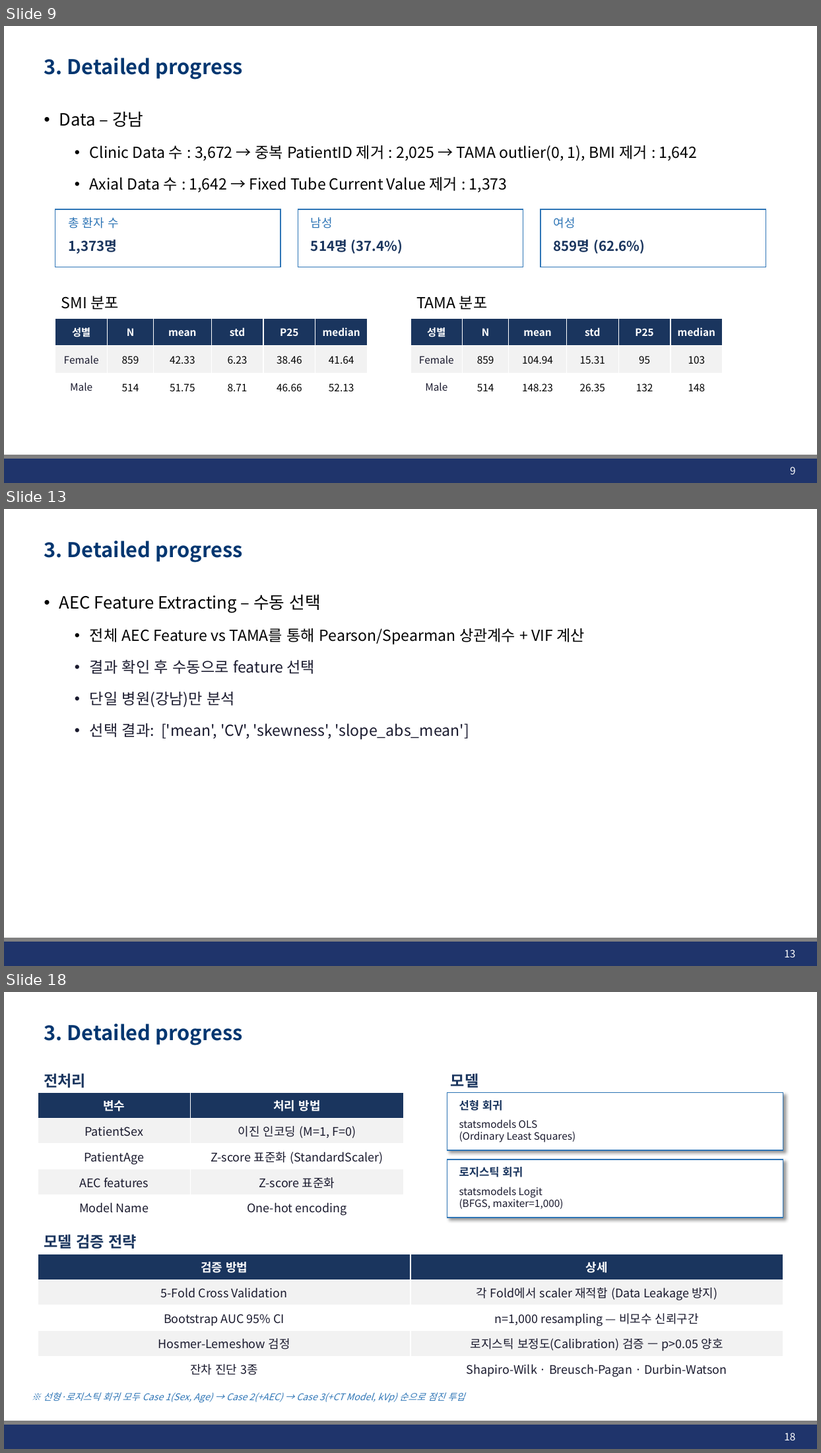
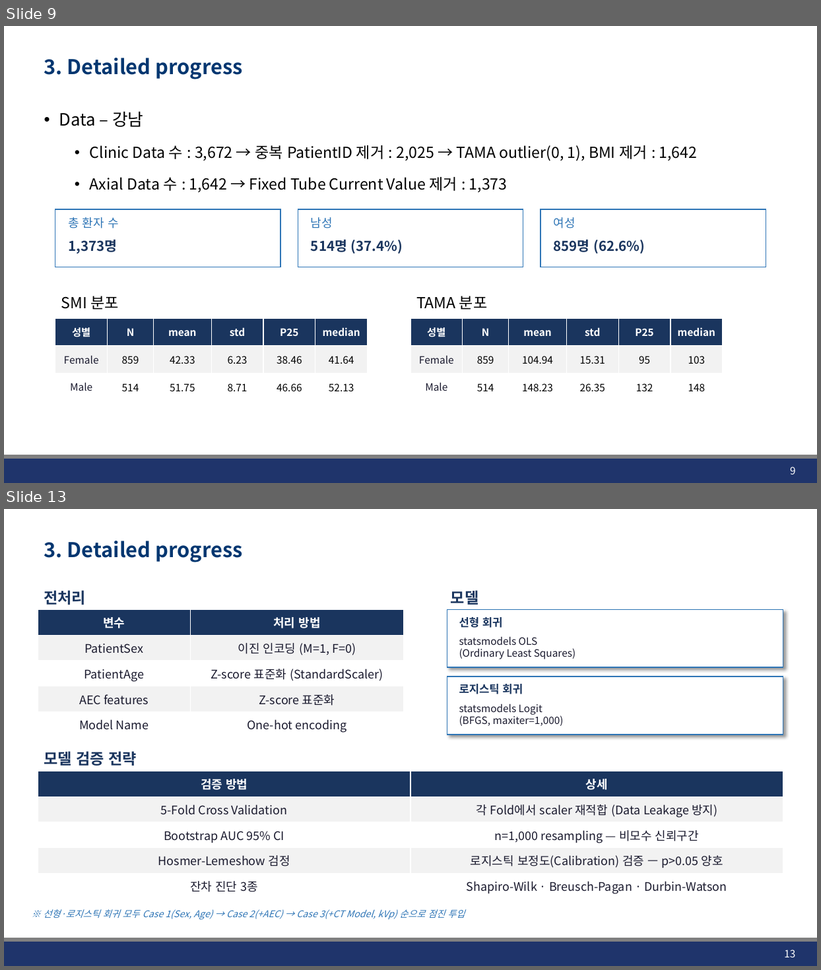
Before and after one commit to JHWannabe/2026-1_Study, a slide deck: 연구자료/260508_AEC_SMI_Analysis.pptx. Shown one above the other, each under a label of ours: slides 9, 13 and 18 before the commit, slides 9 and 13 after it; the slides between them are not shown. The pictures are 821x1453 and 821x970 pixels, drawn with LibreOffice and Linux fonts; fonts in the diff are those of the drawing; background and template pictures are left out. Boxes give left, top, right and bottom in pixels: in the first picture for what was removed or moved away, otherwise in the second. Text is boxed around its words. In the diff, an @@ line names an element or a change of style, - is before the commit and + after.

```diff
--- a/연구자료/260508_AEC_SMI_Analysis.pptx
+++ b/연구자료/260508_AEC_SMI_Analysis.pptx
@@ slide 13 removed at (4, 509, 817, 966), background #FFFFFF; not listed: 2 template elements that a slide beside it also shows @@
@@ title removed at (44, 541, 243, 562) @@
-3. Detailed progress
@@ text removed at (59, 594, 585, 739) @@
-• AEC Feature Extracting – 수동 선택
-  • 전체 AEC Feature vs TAMA를 통해 Pearson/Spearman 상관계수 + VIF 계산
-  • 결과 확인 후 수동으로 feature 선택
-  • 단일 병원(강남)만 분석
-  • 선택 결과: ['mean', 'CV', 'skewness', 'slope_abs_mean']
@@ page number removed at (784, 950, 795, 958) @@
-13
@@ what was slide 18 is now slide 13 @@
@@ page number at (784, 950, 795, 958): text changed @@
-18
+13
```
Also in this commit, not shown: 1 slide changed, 2 slides added, 6 other slides removed, 30 other files.
